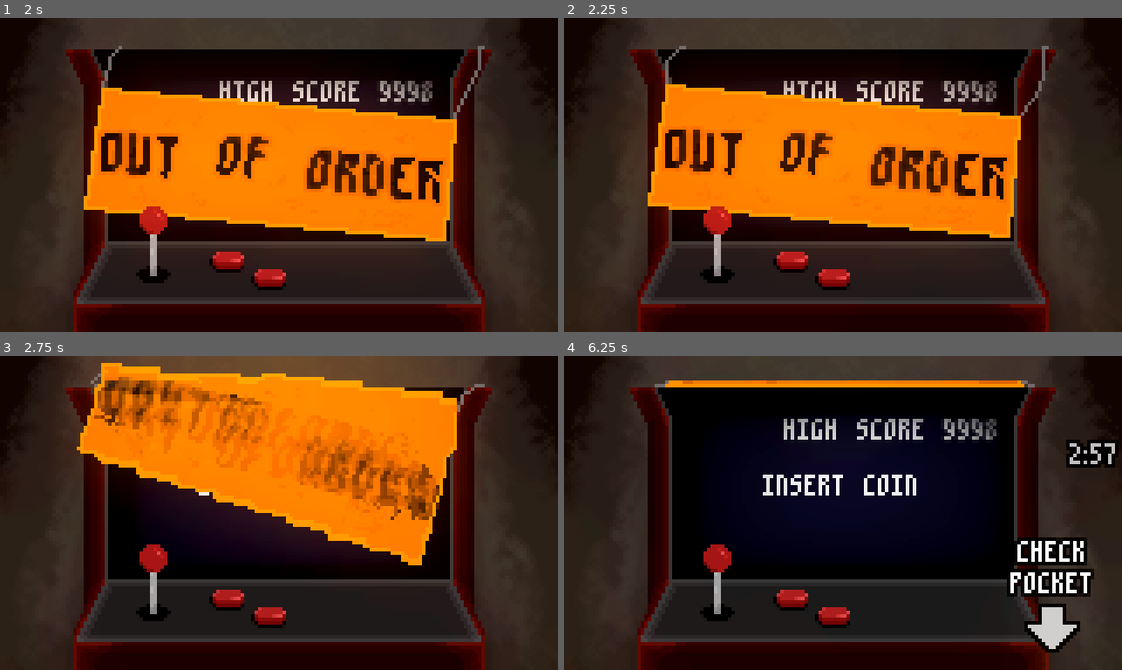
Above: before the commit, frames 1-4 (two rows, left to right).
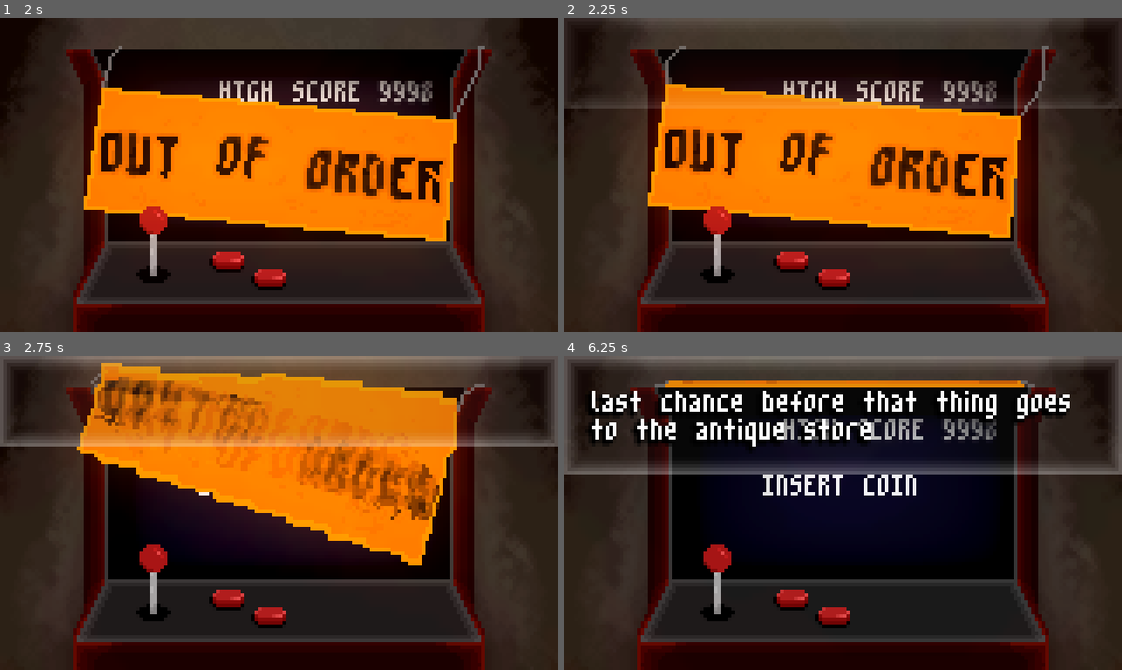
Above: after the commit, the same moments.

Repository: henreedev/out-of-order
Game: Godot game, scene res://scenes/game.tscn
The game is run twice, just before and just after one commit, with the same random seed, the same clock (stepped at 60 frames per second) and the same inputs.
Inputs (mouse positions are in pixels of both pictures, inside the frame that each line leads up to):
- Up to frame 1 (2 s): tap Enter at 0.5 s; move the mouse to (401, 159) at 0.52 s; hold D (move_right) from 0.53 s (still down); click (401, 159) at 0.6 s; tap Space (jump) at 0.77, 1.52 s; move the mouse to (167, 190) at 1.27 s; click (167, 190) at 1.35 s
- Up to frame 2 (2.25 s): move the mouse to (898, 105) at 2.02 s; release D (move_right) at 2.03 s; hold A (move_left) from 2.03 s (still down); click (898, 105) at 2.1 s
- Up to frame 3 (2.75 s): keep holding A (move_left)
- Up to frame 4 (6.25 s): move the mouse to (815, 575) at 2.77 s; release A (move_left) at 2.78 s; hold D (move_right) 2.78-4.28 s; click (815, 575) at 2.85 s; tap Space (jump) at 3.02, 3.77, 4.52, 6.02 s; move the mouse to (1010, 560) at 3.52 s; click (1010, 560) at 3.6 s; move the mouse to (675, 465) at 4.27 s; hold A (move_left) 4.28-5.03 s; click (675, 465) at 4.35 s; move the mouse to (870, 513) at 5.02 s; hold D (move_right) 5.03-5.78 s; click (870, 513) at 5.1 s; move the mouse to (759, 434) at 5.77 s; hold A (move_left) from 5.78 s (still down); click (759, 434) at 5.85 s

Frame 1 is identical in both runs. In frame 2, 2.5% of the frame differs, in the area x 0-100%, y 0-29%; in frame 3, 17%; in frame 4, 17%, in the area x 0-100%, y 0-95%.

Commit message:
finish for playtest

Diff:
--- a/project.godot
+++ b/project.godot
@@ -78,4 +78,4 @@
 [rendering]
 
 textures/canvas_textures/default_texture_filter=0
-environment/defaults/default_clear_color=Color(0, 0, 0, 1)
+textures/vram_compression/import_etc2_astc=true
--- a/scenes/game.tscn
+++ b/scenes/game.tscn
@@ -212,7 +212,7 @@
 "duration": 1.3,
 "texture": SubResource("AtlasTexture_e1j6l")
 }, {
-"duration": 1.0,
+"duration": 40.0,
 "texture": SubResource("AtlasTexture_pl11u")
 }],
 "loop": false,
@@ -456,9 +456,7 @@
 
 [node name="Sign" type="AnimatedSprite2D" parent="."]
 sprite_frames = SubResource("SpriteFrames_5newe")
-animation = &"lower"
-frame = 7
-frame_progress = 1.0
+animation = &"raise"
 metadata/_edit_lock_ = true
 
 [node name="RestartLabel" type="Label" parent="."]
@@ -498,5 +496,7 @@
 position = Vector2(19, 27)
 animation = &"on_table"
 
+[node name="Dialogue" type="CanvasLayer" parent="."]
+
 [connection signal="pressed" from="PocketButton" to="." method="_on_pocket_button_pressed"]
 [connection signal="animation_finished" from="Sign" to="." method="_on_sign_animation_finished"]
--- /dev/null
+++ b/scenes/text_box.tscn
@@ -0,0 +1,35 @@
+[gd_scene load_steps=4 format=3 uid="uid://bq1jl3gt2wqce"]
+
+[ext_resource type="Script" uid="uid://dvuigoo3be6bc" path="res://scripts/text_box.gd" id="1_wscpg"]
+
+[sub_resource type="StyleBoxFlat" id="StyleBoxFlat_0dhrm"]
+content_margin_left = 8.0
+content_margin_bottom = 8.0
+bg_color = Color(0.203922, 0.203922, 0.203922, 0.129412)
+border_width_left = 5
+border_width_top = 5
+border_width_right = 5
+border_width_bottom = 5
+border_color = Color(1, 1, 1, 0.364706)
+border_blend = true
+anti_aliasing = false
+
+[sub_resource type="LabelSettings" id="LabelSettings_wscpg"]
+line_spacing = -5.0
+shadow_size = 2
+shadow_color = Color(0, 0, 0, 1)
+shadow_offset = Vector2(-1, 1)
+
+[node name="TextBox" type="Label"]
+z_index = 2
+anchors_preset = 10
+anchor_right = 1.0
+offset_bottom = 21.0
+grow_horizontal = 2
+size_flags_vertical = 10
+theme_override_styles/normal = SubResource("StyleBoxFlat_0dhrm")
+text = "well, i'll be."
+label_settings = SubResource("LabelSettings_wscpg")
+autowrap_mode = 3
+justification_flags = 227
+script = ExtResource("1_wscpg")
--- a/scripts/bug_spawner.gd
+++ b/scripts/bug_spawner.gd
@@ -18,13 +18,13 @@
 			spawn_bug()
 
 func spawn_bug():
-	var spawn_pos = Vector2(0, randf_range(-Y_EXTENT, Y_EXTENT))
+	var spawn_pos = Vector2(0, randf_range(-Y_EXTENT, Y_EXTENT) + 36)
 	var bug = BUG.instantiate()
 	bug.position = spawn_pos
 	add_child(bug)
 	var tween := create_tween()
 	tween.tween_property(bug, "global_position:x", -4.0, 24.0)
 	tween.tween_callback(bug.queue_free)
-	var tween_2 := create_tween().set_loops()
-	tween_2.tween_property(bug, "position:y", -1.0, 0.5)
-	tween_2.tween_property(bug, "position:y", 1.0, 0.75)
+	#var tween_2 := create_tween().set_loops()
+	#tween_2.tween_property(bug, "position:y", -1.0, 0.5)
+	#tween_2.tween_property(bug, "position:y", 1.0, 0.75)
--- a/scripts/game.gd
+++ b/scripts/game.gd
@@ -47,6 +47,7 @@
 @onready var arcade_ambience: AudioStreamPlayer = $Machine/Sounds/ArcadeAmbience
 @onready var restart_label: Label = $RestartLabel
 @onready var coin_pwing: AudioStreamPlayer2D = $Machine/Sounds/CoinPwing
+@onready var dialogue: CanvasLayer = $Dialogue
 
 
 var orig_shader_mat : ShaderMaterial
@@ -75,19 +76,54 @@
 var volume_tween : Tween
 
 var effect_tweens : Array[Tween]
+
+const win_lines := [
+	"well, i'll be.\nnever heard it sing like that. nice job, kid.",
+	"that darned high score, eh. never thought i'd see the day.",
+	"huh. it'll be sad to see her go.",
+	"you know, kid...\nwe still have to throw it away today. take your time."
+]
+
+const lose_lines := [
+	"told ya. it's broken. let's go.",
+	"thing's a piece of junk. let's get it out of here.",
+	"i put the sign there for a reason.",
+	"don't break the old thing.",
+	"we're closed. gotta leave, kid.",
+]
+
+const one_min_lines := [
+	"seriously, we gotta go.",
+	"time to go.",
+	"hurry it up.",
+	"no point in trying for that high score. hurry up.",
+]
+
+const intro_lines := [
+	"hey, i'm clearing that one out today. give it one last shot.",
+	"kid, leave that old thing alone. it's been through enough.",
+	"that old thing? today's it's last day.",
+	"we're closing shop in three minutes.",
+	"last chance before that thing goes to the antique store.",
+	"good luck beating that high score. been there for years.",
+]
 
 const MAX_COINS_HELD = 6
 var coins_to_pick := 2
 var available_coin_positions : Array[Vector2]
 var coin_insert_satisfied := false
 
+var said_one_min_line = false
+var said_intro_line = false
+
 const INSERT_TEXT = "INSERT COIN"
 const INSERT_TEXT_CONTINUE = "INSERT COIN\nTO CONTINUE"
 
 func _ready() -> void:
 	inst = self
-	shader_mat = shader_mat.duplicate()
+	shaders.material = shader_mat.duplicate()
 	orig_shader_mat = shader_mat.duplicate()
+	shader_mat = shaders.material
 	grab_coin_positions_and_delete()
 	play_intro()
 	blink_insert_label()
@@ -171,6 +207,9 @@
 			if intro_done:
 				if Input.is_action_just_pressed("dash"):
 					sign.play("raise")
+					if not said_intro_line:
+						said_intro_line = true
+						TextBox.display_dialogue(intro_lines.pick_random())
 		State.IN_GAME:
 			tick_timer(delta)
 			if Input.is_action_just_pressed("dash"):
@@ -268,27 +307,30 @@
 func tick_timer(delta):
 	game_timer = maxf(game_timer - delta, 0)
 	timer_label.text = str(int(game_timer + 1) / 60) + ":" + str(int(game_timer + 1) % 60).pad_zeros(2)
+	if not said_one_min_line and int(game_timer + 1) / 60 == 0:
+		said_one_min_line = true
+		TextBox.display_dialogue(one_min_lines.pick_random())
 	if game_timer <= 0:
 		timer_label.text = "0:00"
 		lose()
 
 func win():
 	transition_to_state(State.END)
-	# TODO trigger dialogue
+	TextBox.display_dialogue(win_lines.pick_random())
 	var tween := create_tween()
 	tween.tween_interval(2.5)
 	tween.tween_callback(victory_theme.play)
 	tween.tween_property(high_score_label, "position", Vector2(-31, -7), 3.0)
 	tween.tween_interval(0.5)
 	tween.tween_property(high_score_label, "text", "HIGH SCORE 9999", 0.0)
-	tween.tween_interval(30)
+	tween.tween_interval(60)
 	tween.tween_property(self, "modulate", Color.BLACK, 2.0).set_trans(Tween.TRANS_CUBIC)
 	tween.parallel().tween_callback(fade_volume_to_db.bind(-30))
 	tween.tween_callback(get_tree().reload_current_scene).set_delay(2.0)
 
 func lose():
 	transition_to_state(State.END)
-	# TODO trigger dialogue
+	TextBox.display_dialogue(lose_lines.pick_random())
 	sign.play("lower")
 	var tween := create_tween()
 	tween.tween_interval(4.0)
--- a/scripts/platformer_coin.gd
+++ b/scripts/platformer_coin.gd
@@ -2,7 +2,7 @@
 
 class_name PlatformerCoin
 
-var score := 50000
+var score := 50
 
 func _on_area_2d_body_entered(body: Node2D) -> void:
 	if body is Player:
--- /dev/null
+++ b/scripts/text_box.gd
@@ -0,0 +1,18 @@
+extends Label
+
+class_name TextBox
+const TEXT_BOX = preload("res://scenes/text_box.tscn")
+static func display_dialogue(dialogue : String):
+	var text_box : TextBox = TEXT_BOX.instantiate()
+	text_box.text = dialogue
+	text_box.visible_ratio = 0.0
+	text_box.modulate.a = 0
+
+	Game.inst.dialogue.add_child(text_box)
+
+	var tween := text_box.create_tween()
+	tween.tween_property(text_box, "modulate:a", 1.0, 0.3).set_trans(Tween.TRANS_SINE)
+	tween.tween_property(text_box, "visible_ratio", 1.0, len(dialogue) * 0.07).set_trans(Tween.TRANS_SINE)
+	tween.tween_interval(1.0)
+	tween.tween_property(text_box, "modulate", Color(.4, .4, .4, 0), 0.75).set_trans(Tween.TRANS_SINE)
+	tween.tween_callback(text_box.queue_free)
Not shown, added: New Text Document.txt
Not shown, changed: assets/sound/victory_theme.mp3.import
Not shown, added: export_presets.cfg
Not shown, added: scripts/text_box.gd.uid
Not shown, changed: .gitignore
